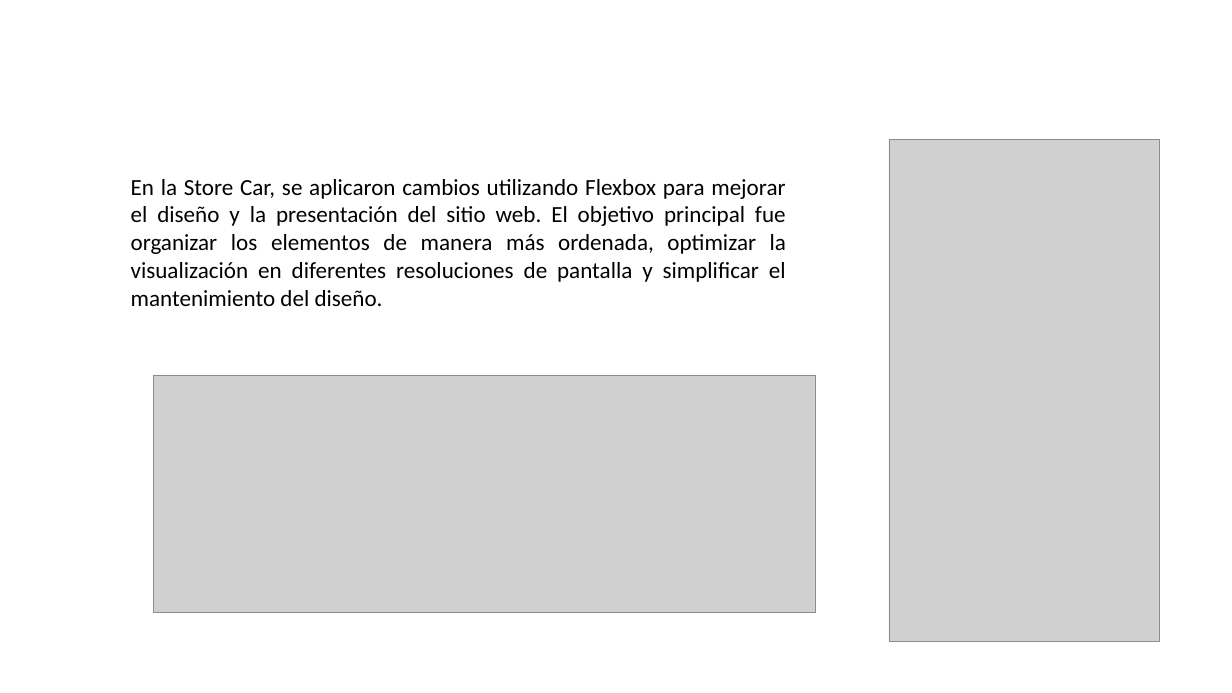
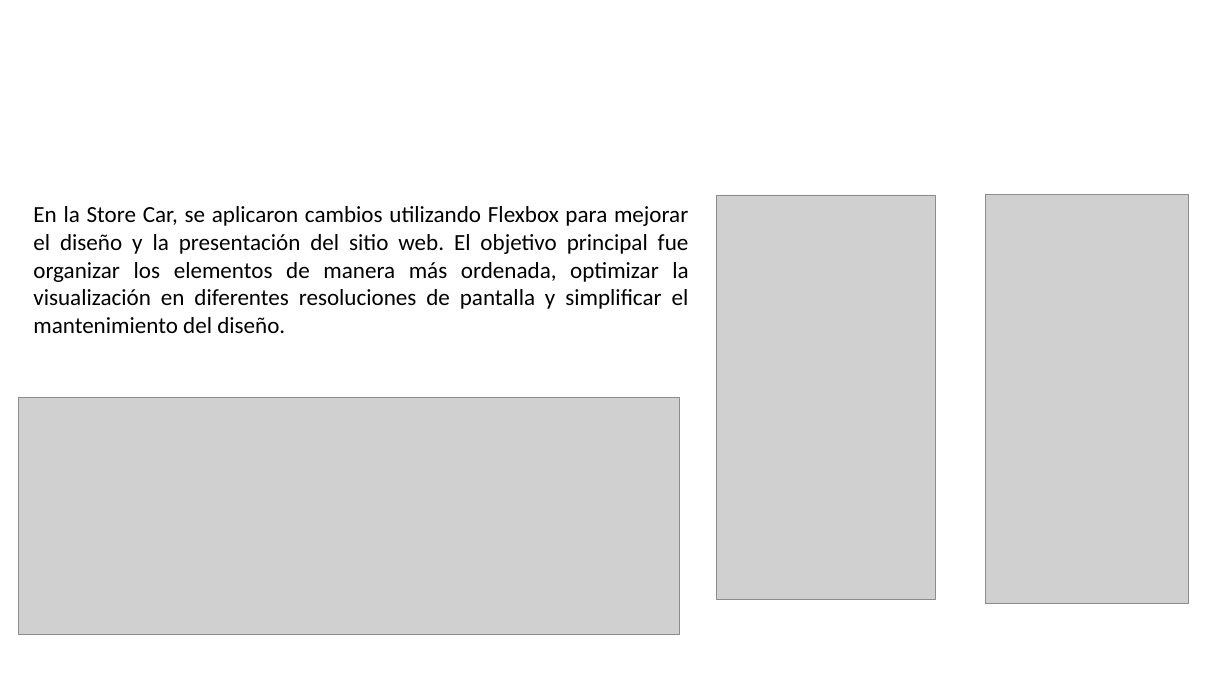
Before and after one commit to andre1985dominiocom/Flexbox_Arreglos_Jos-, a slide deck: slide 8 of presentacion/GC-F-004FormatoPlantillaPresentacionPowerPointV10(1)(1).pptx (slide 7 before the commit). Drawn at 1232x693 pixels with LibreOffice and Linux fonts; fonts in the diff are those of the drawing; grey boxes stand for pictures; background and template pictures are left out. Boxes give left, top, right and bottom in pixels: in the first picture for what was removed or moved away, otherwise in the second. Text is boxed around its words. In the diff, an @@ line names an element or a change of style, - is before the commit and + after.

```diff
--- a/presentacion/GC-F-004FormatoPlantillaPresentacionPowerPointV10(1)(1).pptx
+++ b/presentacion/GC-F-004FormatoPlantillaPresentacionPowerPointV10(1)(1).pptx
@@ text "En la Store Car, se ...": place and size @@
-text "En la Store Car, se ..." at (131,179,786,306)
+text "En la Store Car, se ..." at (33,206,689,333)
@@ picture: place and size @@
-picture at (889,140,1160,641)
+picture at (717,195,935,600)
@@ picture added at (985,195,1189,604) @@
@@ picture: place and size @@
-picture at (153,376,815,614)
+picture at (18,397,680,635)
```
Also in this commit, not shown: 1 slide added.
